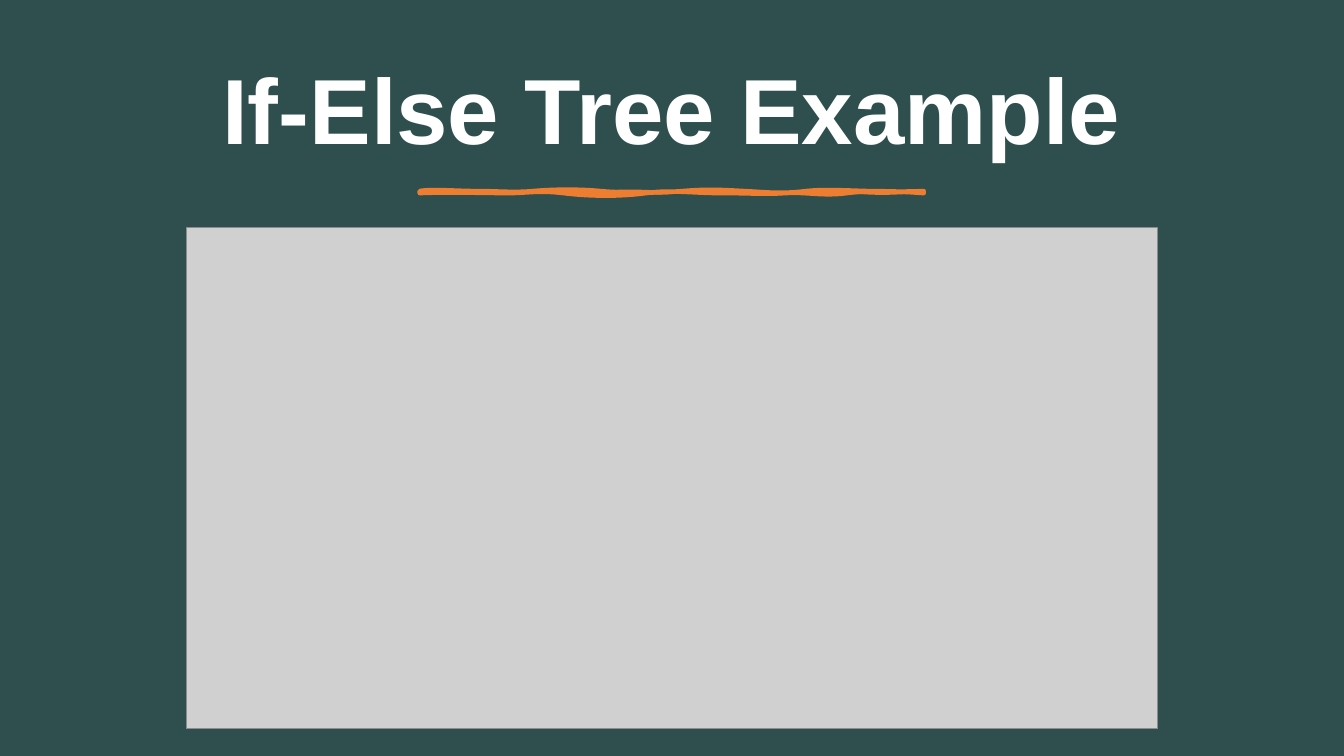
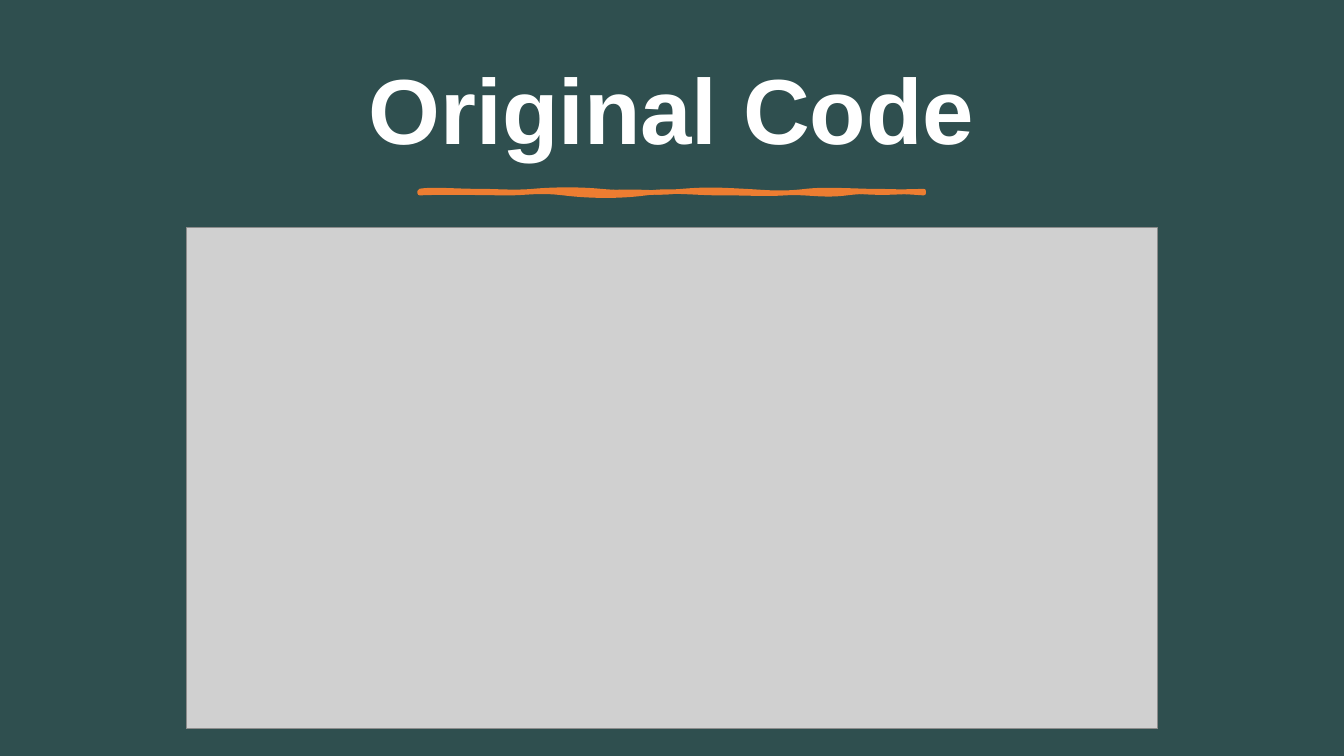
Before and after one commit to MatteoSalverio/ratlab, a slide deck: slide 15 of projects/crosswordle2/CrossWordle Presentation.pptx. Drawn at 1344x756 pixels with LibreOffice and Linux fonts; fonts in the diff are those of the drawing; grey boxes stand for pictures. Boxes give left, top, right and bottom in pixels: in the first picture for what was removed or moved away, otherwise in the second. Text is boxed around its words. In the diff, an @@ line names an element or a change of style, - is before the commit and + after.

```diff
--- a/projects/crosswordle2/CrossWordle Presentation.pptx
+++ b/projects/crosswordle2/CrossWordle Presentation.pptx
@@ title at (369, 77, 974, 161): text changed @@
-If-Else Tree Example
+Original Code
```
Also in this commit, not shown: 4 other slides changed, 2 other files.
